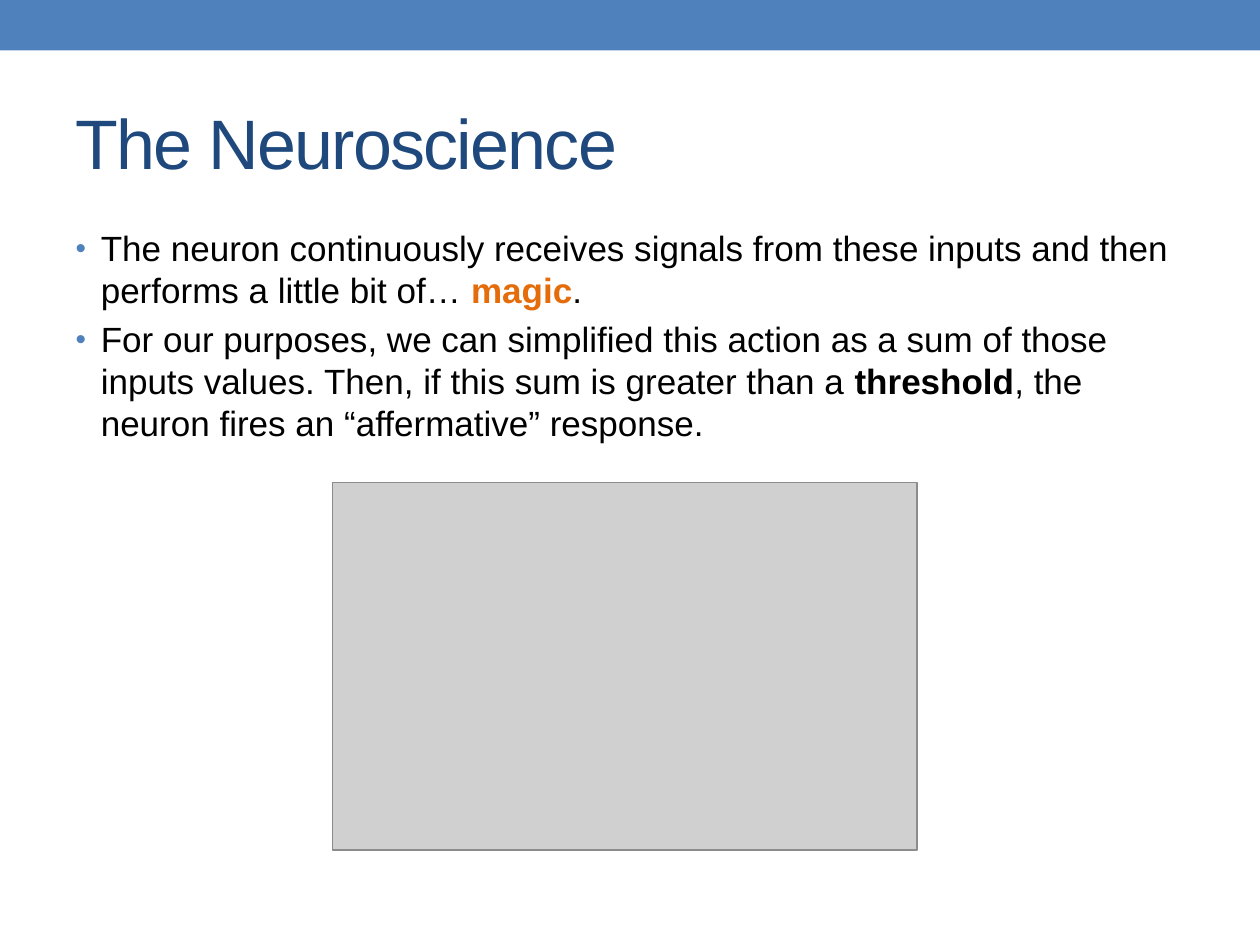
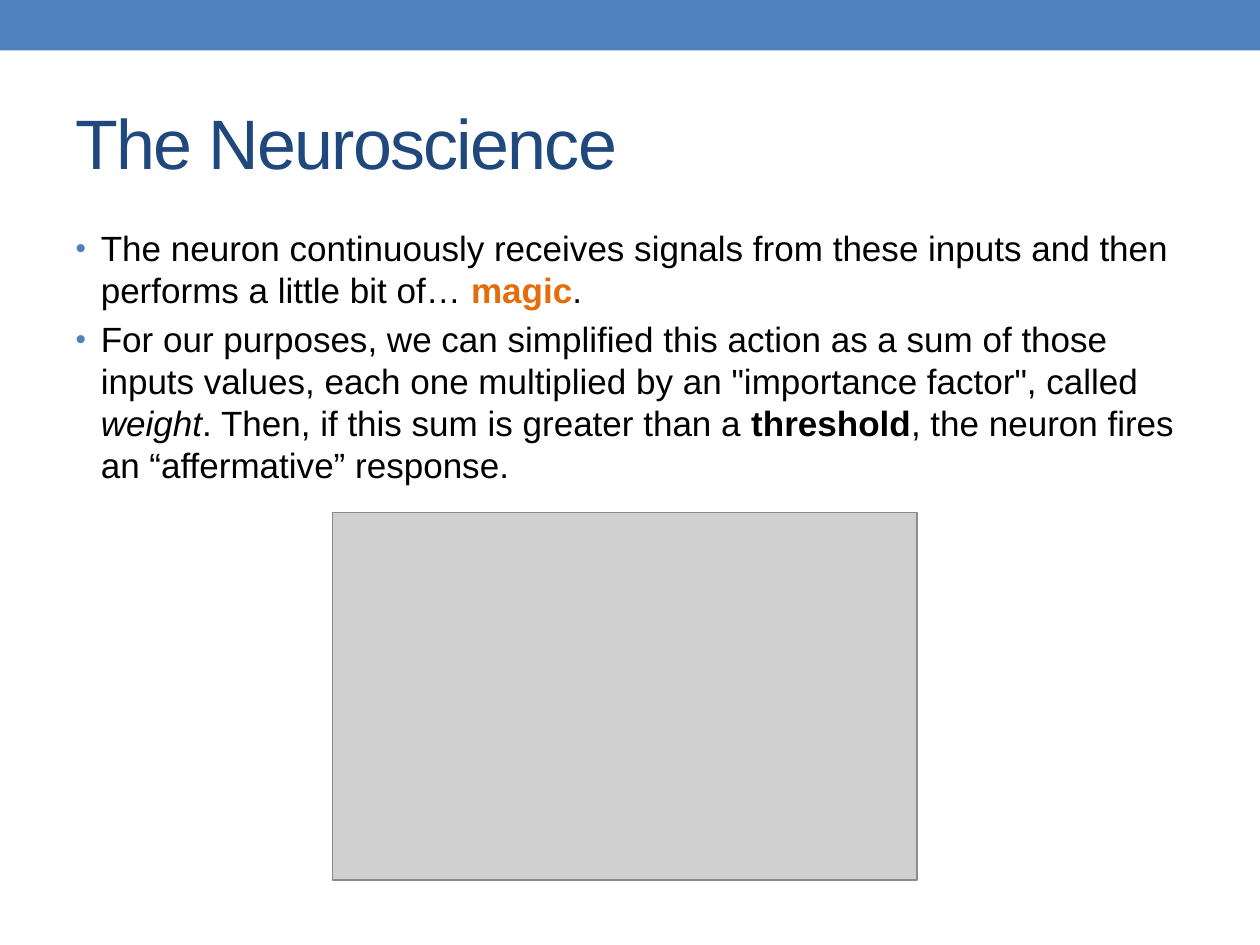
Before and after one commit to alessandrofrancesconi/carwin, a slide deck: slide 5 of presentation.pptx. Drawn at 1260x945 pixels with LibreOffice and Linux fonts; fonts in the diff are those of the drawing; grey boxes stand for pictures. Boxes give left, top, right and bottom in pixels: in the first picture for what was removed or moved away, otherwise in the second. Text is boxed around its words. In the diff, an @@ line names an element or a change of style, - is before the commit and + after.

Commit message:
Updated presentation

```diff
--- a/presentation.pptx
+++ b/presentation.pptx
@@ text at (x1=101, y1=326, x2=1174, y2=485): text changed @@
-• For our purposes, we can simplified this action as a sum of those inputs values. Then, if this sum is greater than a threshold, the neuron fires an “affermative” response.
+• For our purposes, we can simplified this action as a sum of those inputs values, each one multiplied by an "importance factor", called weight. Then, if this sum is greater than a threshold, the neuron fires an “affermative” response.
@@ picture moved from (x1=333, y1=483, x2=917, y2=850) to (x1=333, y1=512, x2=917, y2=879) @@
```
Also in this commit, not shown: 5 other slides changed, 10 slides added, 8 other files.
